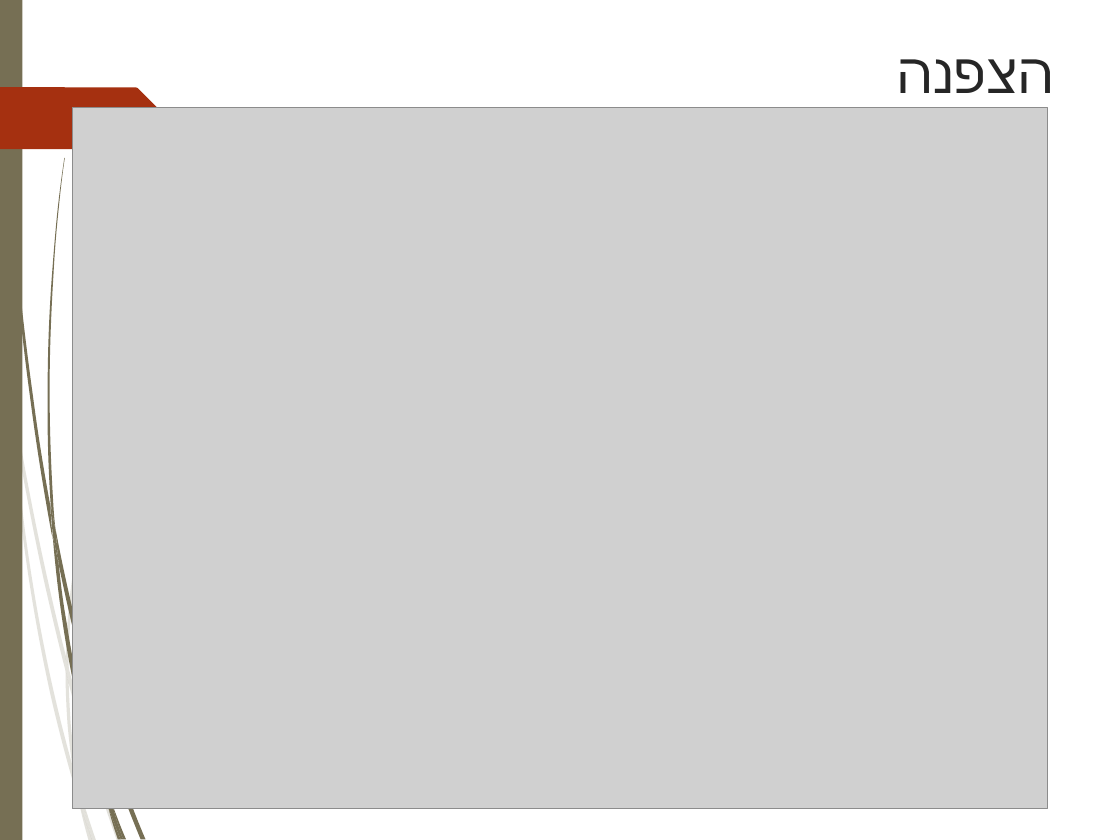
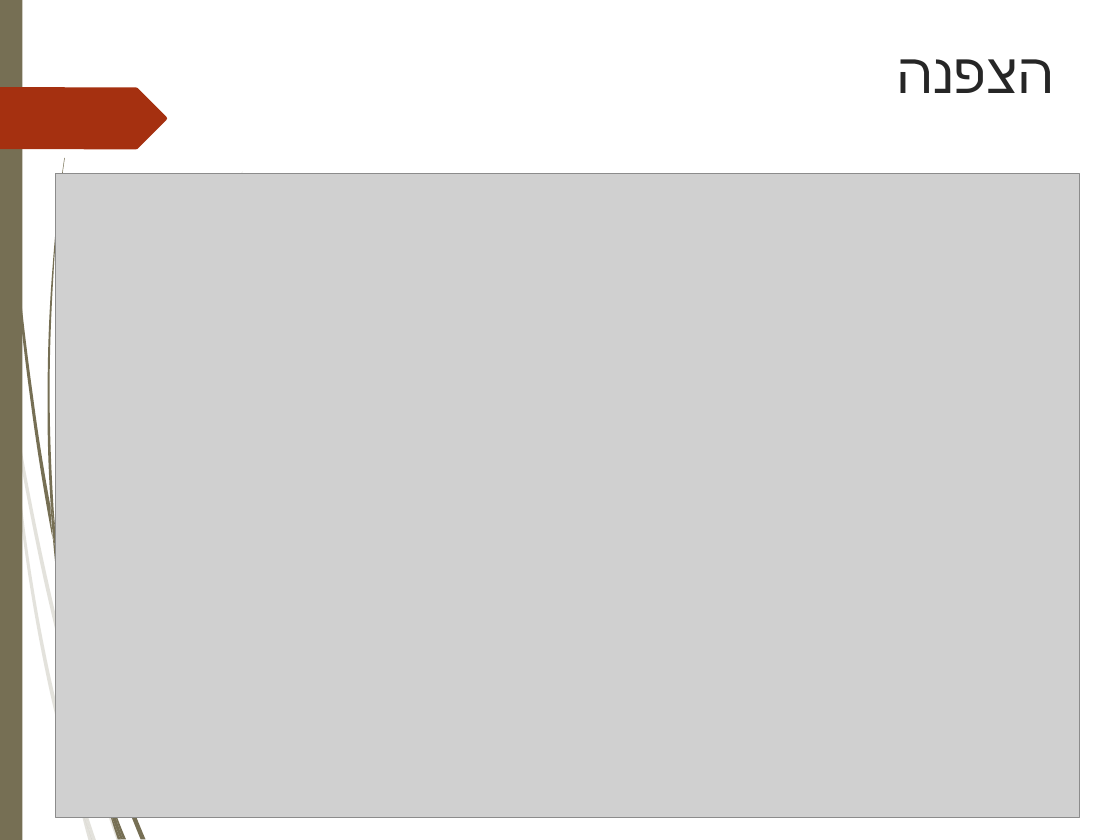
Before and after one commit to liranbg/BetweenUs, a slide deck: slide 9 of Presentation.pptx. Drawn at 1120x840 pixels with LibreOffice and Linux fonts; fonts in the diff are those of the drawing; grey boxes stand for pictures; background and template pictures are left out. Boxes give left, top, right and bottom in pixels: in the first picture for what was removed or moved away, otherwise in the second. Text is boxed around its words. In the diff, an @@ line names an element or a change of style, - is before the commit and + after.

Commit message:
Updated presentation #28

```diff
--- a/Presentation.pptx
+++ b/Presentation.pptx
@@ picture: place and size @@
-picture at (72,108,1048,809)
+picture at (56,174,1080,817)
@@ freeform shape removed at (65,657,68,684) @@
@@ freeform shape removed at (65,671,81,797) @@
```
Also in this commit, not shown: 15 other slides changed.
